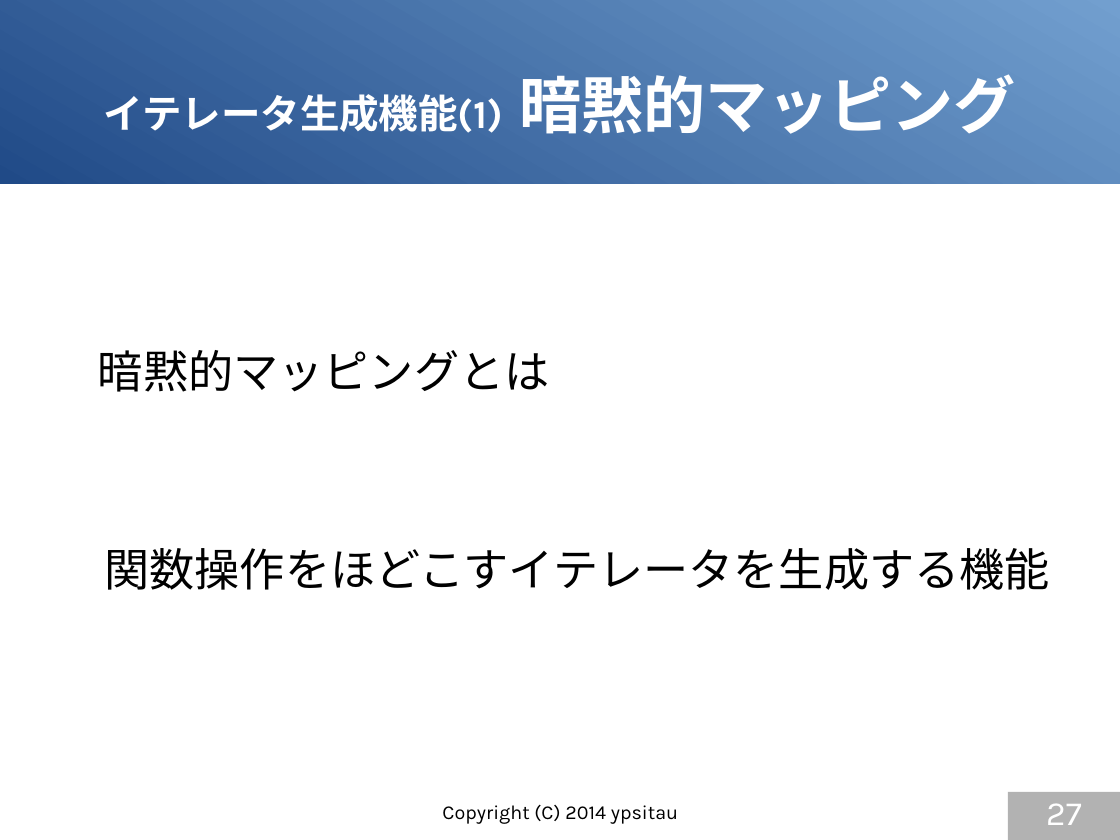
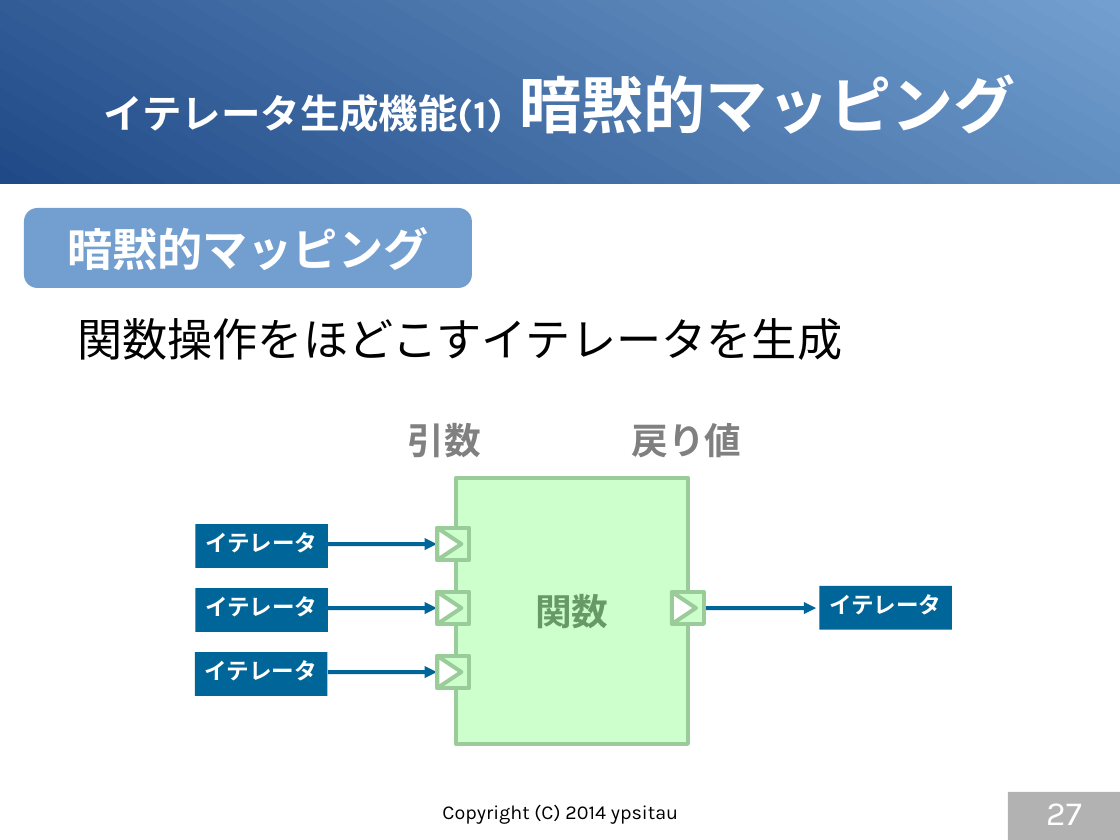
Before and after one commit to gura-lang/gura-doc, a slide deck: slide 27 of presentation/gura-introduction.odp. Drawn at 1120x840 pixels with LibreOffice and Linux fonts; fonts in the diff are those of the drawing. Boxes give left, top, right and bottom in pixels: in the first picture for what was removed or moved away, otherwise in the second. Text is boxed around its words. In the diff, an @@ line names an element or a change of style, - is before the commit and + after.

Commit message:
updated presentation

```diff
--- a/presentation/gura-introduction.odp
+++ b/presentation/gura-introduction.odp
@@ rounded rectangle "暗黙的マッピング": place and size @@
-rounded rectangle "暗黙的マッピング" at bbox=[98, 350, 550, 392]
+rounded rectangle "暗黙的マッピング" at bbox=[24, 208, 473, 289]
@@ rounded rectangle "暗黙的マッピング" at bbox=[24, 208, 473, 289]: vertical alignment top to middle; fill none to #729FCF @@
@@ text in rounded rectangle at bbox=[67, 227, 428, 270]: text changed; text colour #000000 to #FFFFFF; bold on @@
-暗黙的マッピングとは
+暗黙的マッピング
@@ text at bbox=[77, 318, 842, 360]: text changed @@
-関数操作をほどこすイテレータを生成する機能
+関数操作をほどこすイテレータを生成
@@ text added at bbox=[407, 423, 480, 457], 26 pt, text #808080, bold @@
+引数
@@ text added at bbox=[632, 423, 742, 457], 26 pt, text #808080, bold @@
+戻り値
@@ rectangle added at bbox=[456, 478, 688, 744], fill #CCFFCC, outline #99CC99 2.83 pt, 26 pt, text #669966, bold @@
+関数
@@ rectangle added at bbox=[195, 524, 328, 568], fill #006699, 16 pt, text #FFFFFF, bold @@
+イテレータ
@@ rectangle added at bbox=[438, 528, 470, 560], fill #CCFFCC, outline #99CC99 2.83 pt @@
@@ triangle added at bbox=[438, 529, 462, 561], fill #FFFFFF, outline #99CC99 2.83 pt @@
@@ arrow added from (328, 544) to (437, 544), #006699 2.83 pt @@
@@ rectangle added at bbox=[195, 588, 328, 632], fill #006699, 16 pt, text #FFFFFF, bold @@
+イテレータ
@@ rectangle added at bbox=[438, 593, 470, 624], fill #CCFFCC, outline #99CC99 2.83 pt @@
@@ triangle added at bbox=[438, 593, 462, 625], fill #FFFFFF, outline #99CC99 2.83 pt @@
@@ triangle added at bbox=[671, 593, 696, 625], fill #FFFFFF, outline #99CC99 2.83 pt @@
@@ rectangle added at bbox=[672, 593, 703, 624], fill #CCFFCC, outline #99CC99 2.83 pt @@
@@ rectangle added at bbox=[819, 586, 952, 630], fill #006699, 16 pt, text #FFFFFF, bold @@
+イテレータ
@@ arrow added from (328, 608) to (437, 608), #006699 2.83 pt @@
@@ arrow added from (704, 608) to (816, 608), #006699 2.83 pt @@
@@ rectangle added at bbox=[195, 652, 328, 696], fill #006699, 16 pt, text #FFFFFF, bold @@
+イテレータ
@@ rectangle added at bbox=[438, 657, 470, 688], fill #CCFFCC, outline #99CC99 2.83 pt @@
@@ triangle added at bbox=[438, 657, 462, 689], fill #FFFFFF, outline #99CC99 2.83 pt @@
@@ arrow added from (328, 672) to (437, 672), #006699 2.83 pt @@
```
Also in this commit, not shown: 10 other slides changed, 1 slide added.
